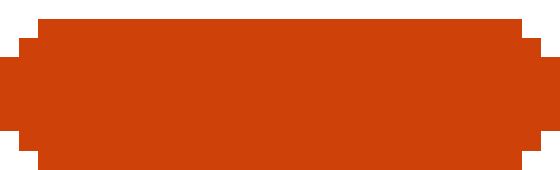
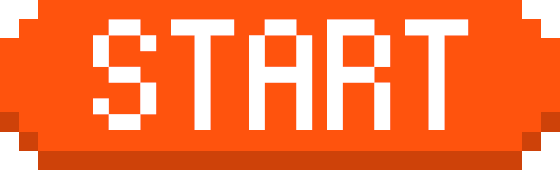
The second 560px x 170px image is a revision of the first. Changes to its layers:
added group "btn_text" with 6 layers above "Gruppe 1" over [0, 0, 560, 151]
added group "BTN-up" with 2 layers in group "btn_text" over [0, 0, 560, 151]
added layer "START" (2nd of 2, in "btn_text" › "BTN-up") in group "BTN-up" over [93, 19, 469, 130]
added layer "btn_tall-up" (2nd of 4, in "btn_text" › "BTN-up") in group "BTN-up" over [0, 0, 560, 151]
hid "btn_tall-up" (3rd of 4, in "Gruppe 1"), moved it into group "Gruppe 1" over [0, 19, 560, 151]
